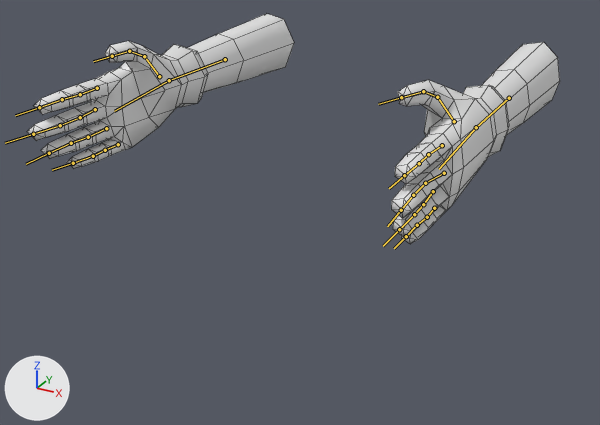
One commit to the FBX model JAM2021/Assets/Models/LaJamHand.fbx: the scene before it, then after it.
Rendered twice from a 50 mm lens placed at (1.036, -1.723, 0.953), pointed at (-0.01, 0.179, 0.002). Every picture has the same lights, and +X, +Y and +Z are marked at lower left. The bones that bend it are drawn over the model as lines. Mesh edges are drawn as thin lines.
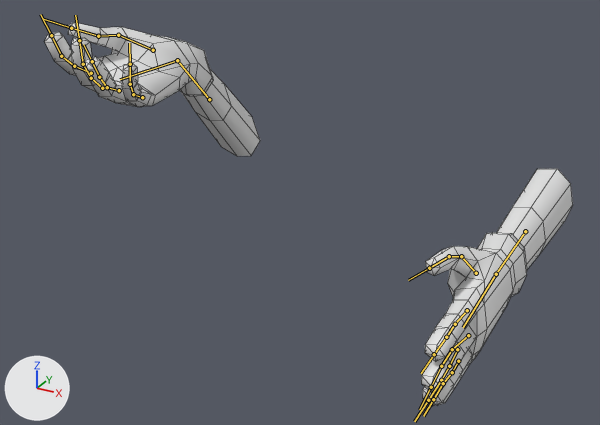
The newer file adds an action. The first version stands in its rest pose; the second is drawn at frame 1 of the action 'metarig|Idle'.

Location of each change, (x1, y1, x2, y2) in pixels of the pictures (600 x 425 px):
'Circle', posed (67% taller)
    before: (27, 14, 560, 244)
    after: (44, 22, 573, 406)
bone 'forearm.L', root to tip
    before: (509, 98) to (476, 127)
    after: (525, 231) to (496, 274)
bone 'forearm.R', root to tip
    before: (225, 59) to (169, 80)
    after: (209, 99) to (177, 60)
bone 'hand.R', root to tip
    before: (169, 80) to (114, 111)
    after: (177, 60) to (120, 79)
bone 'f_index.01.R', root to tip
    before: (97, 88) to (80, 94)
    after: (91, 73) to (74, 66)
bone 'f_index.02.R', root to tip
    before: (80, 94) to (62, 99)
    after: (74, 66) to (61, 56)
bone 'f_index.03.R', root to tip
    before: (62, 99) to (39, 107)
    after: (61, 56) to (51, 35)
bone 'thumb.01.R', root to tip
    before: (159, 76) to (144, 56)
    after: (153, 50) to (118, 35)
bone 'thumb.02.R', root to tip
    before: (144, 56) to (129, 51)
    after: (118, 35) to (98, 36)
bone 'thumb.03.R', root to tip
    before: (129, 51) to (112, 56)
    after: (98, 36) to (71, 28)
bone 'f_middle.01.R', root to tip
    before: (95, 109) to (80, 117)
    after: (102, 88) to (91, 78)
bone 'f_middle.02.R', root to tip
    before: (80, 117) to (60, 125)
    after: (91, 78) to (83, 64)
bone 'f_middle.03.R', root to tip
    before: (60, 125) to (33, 134)
    after: (83, 64) to (79, 40)
bone 'f_ring.01.R', root to tip
    before: (106, 128) to (88, 137)
    after: (119, 90) to (107, 87)
bone 'f_ring.02.R', root to tip
    before: (88, 137) to (71, 143)
    after: (107, 87) to (99, 77)
bone 'f_pinky.01.R', root to tip
    before: (118, 144) to (105, 150)
    after: (142, 97) to (133, 94)
bone 'f_pinky.02.R', root to tip
    before: (105, 150) to (93, 156)
    after: (133, 94) to (130, 84)
bone 'f_pinky.03.R', root to tip
    before: (93, 156) to (73, 163)
    after: (130, 84) to (130, 64)

The change in detail:
Bone 'forearm.L' (bone_forearm_l) moves from (0.0, 0.0, 0.0) to (-0.1, 0.002, -0.382).
Bone 'forearm.R' (bone_forearm_r) moves from (0.0, 0.0, 0.0) to (0.073, 0.003, -0.141).
Bone 'forearm.R' (bone_forearm_r) turns from (0, 0, 0) to (52, 38, 52) degrees about its own x, y and z.
Bone 'hand.R' (bone_hand_r) turns from (0, 0, 0) to (-17, 4, -40) degrees about its own x, y and z.
Bone 'f_index.01.R' (bone_f_index_01_r) turns from (0, 0, 0) to (24, 0, -1) degrees about its own x, y and z.
Bone 'f_index.02.R' (bone_f_index_02_r) turns from (0, 0, 0) to (17, 0, 0) degrees about its own x, y and z.
Bone 'f_index.03.R' (bone_f_index_03_r) turns from (0, 0, 0) to (17, 0, 0) degrees about its own x, y and z.
Bone 'thumb.01.R' (bone_thumb_01_r) turns from (0, 0, 0) to (12, -6, -4) degrees about its own x, y and z.
Bone 'thumb.02.R' (bone_thumb_02_r) turns from (0, 0, 0) to (13, 0, 0) degrees about its own x, y and z.
Bone 'thumb.03.R' (bone_thumb_03_r) turns from (0, 0, 0) to (-35, 0, 0) degrees about its own x, y and z.
Bone 'f_middle.01.R' (bone_f_middle_01_r) turns from (0, 0, 0) to (31, -2, 3) degrees about its own x, y and z.
Bone 'f_middle.02.R' (bone_f_middle_02_r) turns from (0, 0, 0) to (21, 0, 0) degrees about its own x, y and z.
Bone 'f_middle.03.R' (bone_f_middle_03_r) turns from (0, 0, 0) to (21, 0, 0) degrees about its own x, y and z.
Bone 'f_ring.01.R' (bone_f_ring_01_r) turns from (0, 0, 0) to (30, -1, 5) degrees about its own x, y and z.
Bone 'f_ring.02.R' (bone_f_ring_02_r) turns from (0, 0, 0) to (21, 0, 0) degrees about its own x, y and z.
Bone 'f_pinky.01.R' (bone_f_pinky_01_r) turns from (0, 0, 0) to (31, -4, 8) degrees about its own x, y and z.
Bone 'f_pinky.02.R' (bone_f_pinky_02_r) turns from (0, 0, 0) to (21, 0, 0) degrees about its own x, y and z.
Bone 'f_pinky.03.R' (bone_f_pinky_03_r) turns from (0, 0, 0) to (21, 0, 0) degrees about its own x, y and z.
